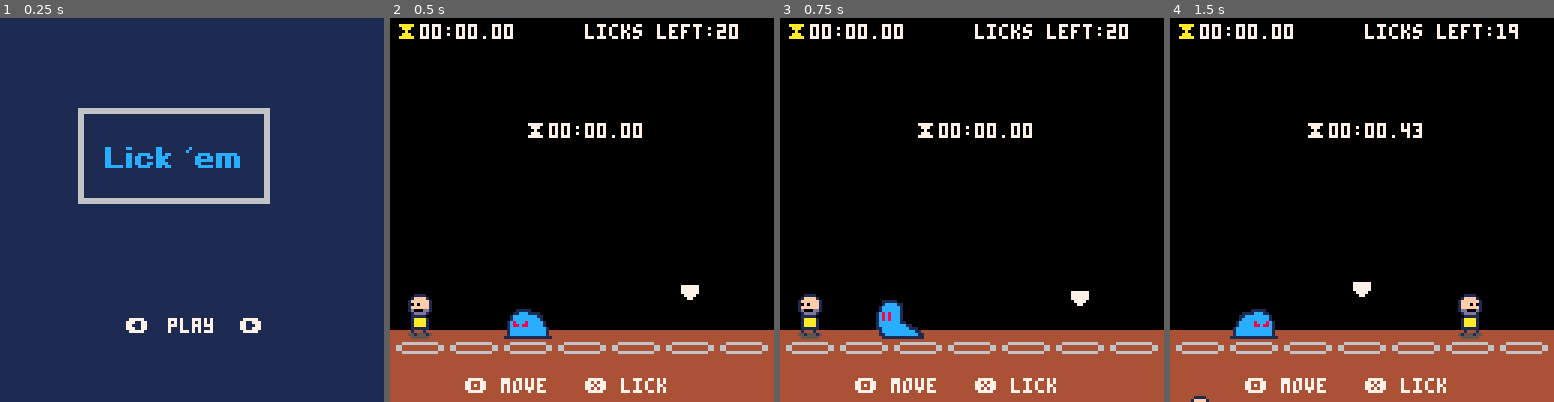
Above: before the commit, frames 1-4 (left to right).
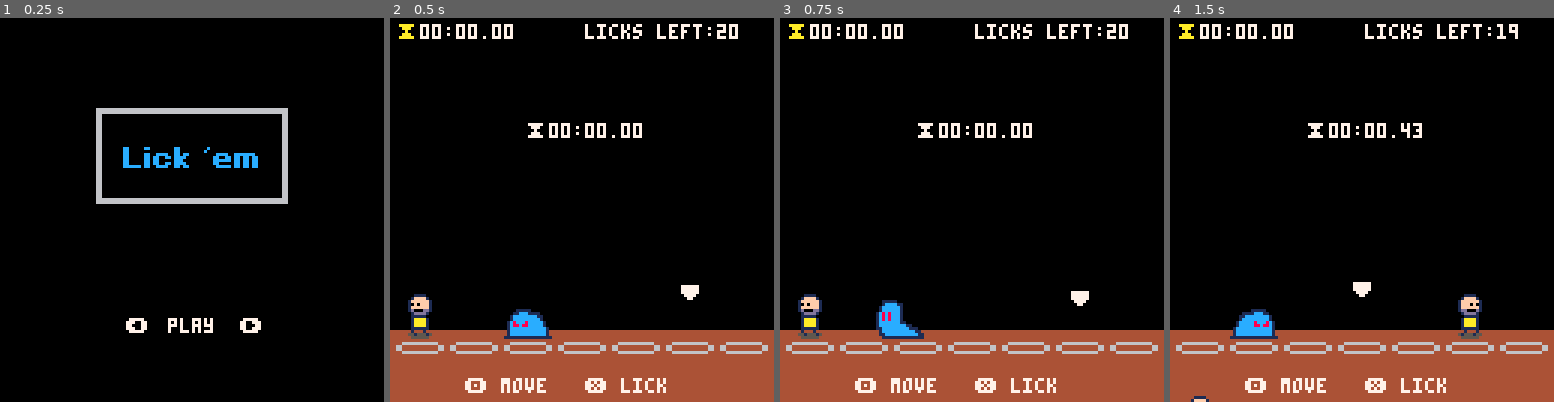
Above: after the commit, the same moments.

Repository: sugarvoid/lick-em
Game: PICO-8 cartridge lickem_v1.p8
Two runs of this game, one before a commit and one after it. Both use one fixed random seed, a clock stepped at 60 frames per second and the inputs below.
Inputs:
- Up to frame 1 (0.25 s): no input
- Up to frame 2 (0.5 s): tap X (X key) at 0.33 s
- Up to frame 3 (0.75 s): tap O (Z key) at 0.7 s
- Up to frame 4 (1.5 s): tap X (X key) at 1.07 s

The runs differ from the first frame. In frame 1, 98% of the frame differs, in the area x 0-100%, y 0-100%; in frame 2, nothing differs; in frame 3, nothing differs; in frame 4, nothing differs.

Commit message:
Move player to its own file

Diff:
--- a/src/human.lua
+++ b/src/human.lua
@@ -2,6 +2,8 @@
 
 human={}
 human.__index=human
+
+cols = { 8, 9, 10, 11, }
 
 -- function human:new()
 --     local _h=setmetatable({},human)
@@ -50,7 +52,7 @@
     _h.img=38
     _h.peaked=false
     _h.scared=false
-    _h.facing_l=not p1.look_left
+    _h.facing_l=not player.look_left
     --active_human = _h
 	add(humans,_h)
     return _h
--- a/src/main.lua
+++ b/src/main.lua
@@ -1,114 +1,87 @@
-
-
-
+slots = { 2, 20, 38, 56, 74, 92, 110 }
 
 function _init()
     cartdata("lickem_data")
-	poke(0x5f5c, 255)
-	game_state=0
-    active_human=nil
-    game_running=false
-    user_high_score=nil
-    sw_running=false
-    title_choice=1
-    showing_info=false
-    title_options={"play", "info"}
-    --humans={}
-    player_eat={146,148,150,152,154,152,154,150,148,146}
-    player_move=156
-    p_curr_frame=1
-    p_anim_played=true
-    p_anim_speed=1
-    tick=0
-
-    curr_human_slot=1
-
+    poke(0x5f5c, 255)
+    game_state = 0
+    active_human = nil
+    game_running = false
+    high_score = nil
+    sw_running = false
+    title_choice = 1
+    showing_info = false
+    title_options = { "play", "info" }
+    player_eat = { 146, 148, 150, 152, 154, 152, 154, 150, 148, 146 }
+    p_anim_played = true
+    tick = 0
+    curr_human_slot = 1
     future_slot = 6
     marker_y = 85
     m_delta = 0.2
-    test_count=0
-    slots={2,20,38,56,74,92,110}
     next_slot = 2
-
-    p1 = {
-        slot=3,
-        x=slots[3],
-        y=100,
-        look_left=true,
-        next_xpos=nil,
-        dx=0,
-        moving=false
-    }
 end
 
 function reset_game()
-
 end
 
 function start_game()
-    test_count=0
-    frame_total=0
-    old_frame_total=dget(0)
-    if old_frame_total==0 then
-        old_frame_total=8000000000
-    end
-    user_high_score=old_frame_total
-    game_state=1
-    timer_started=false
-    licks_left=20
-    failed_reason=nil
+    frame_total = 0
+    old_frame_total = dget(0)
+    if old_frame_total == 0 then
+        old_frame_total = 8000000000
+    end
+    high_score = old_frame_total
+    game_state = 1
+    timer_started = false
+    licks_left = 20
+    failed_reason = nil
     active_human = spawn_human(slots[curr_human_slot])
-    game_running=true
-    p_curr_frame=1
+    game_running = true
 end
 
 function _update60()
-	if game_state == 0 then
-		u_main()
+    if game_state == 0 then
+        u_main()
     elseif game_state == 1 then
-            u_play()
-            if sw_running then
-                frame_total+=(1/2)^16  --0.000015259
-                -- test_count+=(1/2)^16 keep
-            end
+        u_play()
+        if sw_running then
+            frame_total += (1 / 2) ^ 16 --0.000015259
+            -- test_count+=(1/2)^16 keep
+        end
     elseif game_state == 2 then
-            u_gameover()
+        u_gameover()
     end
 end
 
 function _draw()
-	if game_state == 0 then
-		d_main()
+    if game_state == 0 then
+        d_main()
     elseif game_state == 1 then
-		draw_play()
+        draw_play()
     elseif game_state == 2 then
-		d_gameover()
-	end
+        d_gameover()
+    end
     --print("mem: "..flr(stat(0)).."kb", 0, 0, 8)
     --print("cpu: "..stat(1).. "%", 0, 8, 8)
 end
 
 function u_main()
-    if btnp(⬅️) then title_choice-=1 end
-    if title_choice==0 then title_choice=2 end
-    if btnp(➡️) then title_choice+=1 end
-    if title_choice==3 then title_choice=1 end
-
-	if btnp(❎) then
-        if title_choice==1 then start_game() end
-        if title_choice==2 then show_info() end
-    end
-
-    if btnp(🅾️) and showing_info then showing_info=false end
-
-end
-
-function show_info()
-    showing_info=true
-end
+    if btnp(⬅️) then title_choice -= 1 end
+    if title_choice == 0 then title_choice = 2 end
+    if btnp(➡️) then title_choice += 1 end
+    if title_choice == 3 then title_choice = 1 end
+
+    if btnp(❎) then
+        if title_choice == 1 then start_game() end
+        if title_choice == 2 then showing_info = true end
+    end
+
+    if btnp(🅾️) and showing_info then showing_info = false end
+end
+
 
 function d_main()
-	cls(1)
+    cls()
     if showing_info then
         cprint("how to play", 64, 20)
         cprint("- lick 20 guys", 64, 40)
@@ -117,125 +90,61 @@
         cprint("how fast can you go?", 64, 75)
         cprint("🅾️ to go back", 64, 100)
     else
-        sspr(0,32,8*8,4*8,26,30)
+        sspr(0, 32, 8 * 8, 4 * 8, 32, 30)
         print("⬅️", 42, 100, 7)
         print("➡️", 80, 100, 7)
         cprint(title_options[title_choice], 64, 100, 7)
-
     end
 end
 
 function draw_play()
-	cls(0)
-    rectfill(0,104,128,128,4)
-	draw_spots()
+    cls(0)
+
+    rectfill(0, 104, 128, 128, 4)
+    --line(0,104, 128,104,15)
+    draw_spots()
 
     for h in all(humans) do
-		h:draw()
-	end
-
-	draw_player()
-	spr(17, slots[future_slot]+4, marker_y)
-    print("⧗", 2, 2,10)
-    print("⧗"..get_time_from_frames(tostr(frame_total,2)), 45, 35, 7)
-    print(get_time_from_frames(tostr(user_high_score,2)), 10, 2,7)
-    print("licks left:"..licks_left, 65, 2)
+        h:draw()
+    end
+
+
+    player:draw()
+    spr(17, slots[future_slot] + 4, marker_y)
+    print("⧗", 2, 2, 10)
+    print("⧗" .. get_time_from_frames(tostr(frame_total, 2)), 45, 35, 7)
+    print(get_time_from_frames(tostr(high_score, 2)), 10, 2, 7)
+    print("licks left:" .. licks_left, 65, 2)
     draw_controls()
 end
 
-
 function draw_controls()
-
-    if 1==1 then
+    if 1 == 1 then
         print("🅾️ move", 25, 120, 7)
-	    print("❎ lick", 65, 120, 7)
+        print("❎ lick", 65, 120, 7)
     else
         print("🅾️ <--", 25, 120, 7)
-	    print("❎  -->", 65, 120, 7)
-    end
-
-end
-
-function draw_player()
-    --print(get_time_from_frames(tostr(test_count, 2)), 60, 20, 7) --keep
-	local px = slots[p1.slot]
-    if p1.moving then
-        p1.img = 156
-    else
-        p1.img = player_eat[p_curr_frame]
-    end
-
-    spr(p1.img,p1.x,83,2,3,not p1.look_left)
-
-end
-
+        print("❎  -->", 65, 120, 7)
+    end
+end
 
 function u_play()
-    update_player()
+    player:update()
     for h in all(humans) do
-		h:update()
-	end
+        h:update()
+    end
 
     marker_y += m_delta
 
     if marker_y <= 83 then
-        m_delta *=-1
-
+        m_delta *= -1
     elseif marker_y >= 89 then
-        m_delta *=-1
-    end
-
-	if btnp(4) then move_p1() end
-	if btnp(5) then lick() end
-end
-
-function update_player()
-    p1.look_left = curr_human_slot < p1.slot
-
-    if flr(p1.x) ~= p1.next_xpos then
-        p1.x+=p1.dx
-    else
-        p1.moving=false
-    end
-
-    if not p_anim_played then
-        tick+=p_anim_speed
-        -- move to the next frame
-        if flr(tick)==1 then
-            tick=0
-            p_curr_frame = p_curr_frame + 1
-        end
-        -- check if animation is finished
-        if p_curr_frame == #player_eat then
-            p_anim_played = true
-            p_curr_frame =1
-            animationfinished()
-        end
-      end
-
-end
-
-function move_p1()
-	if p1.look_left and p1.slot ~= curr_human_slot + 1 then
-		p1.slot = p1.slot - 1
-        p1.next_xpos = slots[p1.slot]
-        p1.dx = -3
-        p1.moving=true
-        sfx(1)
-
-    elseif not p1.look_left and p1.slot ~= curr_human_slot - 1 then
-		p1.slot = p1.slot + 1
-        p1.next_xpos = slots[p1.slot]
-        p1.dx = 3
-        p1.moving=true
-        sfx(1)
-	else
-        --should have licked
-        goto_gameover(1)
-    end
-
-end
-
+        m_delta *= -1
+    end
+
+    if btnp(4) then player:move() end
+    if btnp(5) then player:lick() end
+end
 
 function animationfinished()
     if game_running then
@@ -245,15 +154,15 @@
 end
 
 function goto_gameover(code)
-    game_running=false
+    game_running = false
     p_anim_played = true
     for h in all(humans) do
-        del(humans,h)
-    end
-
-    sw_running=false
-    failed_reason=code
-    if code==0 or code==1 then
+        del(humans, h)
+    end
+
+    sw_running = false
+    failed_reason = code
+    if code == 0 or code == 1 then
         sfx(0)
     else
         sfx(3)
@@ -263,41 +172,18 @@
         end
     end
 
-    game_state=2
-end
-
-
-
-function lick()
-
-	if p1.slot == curr_human_slot - 1 or p1.slot == curr_human_slot + 1 then
-        curr_human_slot = future_slot
-		licks_left-=1
-        p_anim_played=false
-        if active_human then
-            active_human.scared=true
-        end
-        active_human=nil
-        sfx(4)
-        if licks_left == 19 then
-            sw_running=true -- wait until player has made one hit before starting timer
-        elseif licks_left == 0 then
-            goto_gameover(2)
-        end
-    else
-        goto_gameover(0)
-	end
+    game_state = 2
 end
 
 function draw_spots()
     --TODO: Change color based on is actor is on spot
-	sspr(48,0,16,8,slots[1],106)
-	sspr(48,0,16,8,slots[2],106)
-	sspr(48,0,16,8,slots[3],106)
-	sspr(48,0,16,8,slots[4],106)
-	sspr(48,0,16,8,slots[5],106)
-	sspr(48,0,16,8,slots[6],106)
-	sspr(48,0,16,8,slots[7],106)
+    sspr(48, 0, 16, 8, slots[1], 106)
+    sspr(48, 0, 16, 8, slots[2], 106)
+    sspr(48, 0, 16, 8, slots[3], 106)
+    sspr(48, 0, 16, 8, slots[4], 106)
+    sspr(48, 0, 16, 8, slots[5], 106)
+    sspr(48, 0, 16, 8, slots[6], 106)
+    sspr(48, 0, 16, 8, slots[7], 106)
 end
 
 function u_gameover()
@@ -307,49 +193,48 @@
 end
 
 function d_gameover()
-	cls(0)
+    cls(0)
     if active_human then
-       pal(8,active_human.col)
-    end
-
-    if failed_reason==0 then
+        pal(8, active_human.col)
+    end
+
+    if failed_reason == 0 then
         --should have licked
-        spr(76, 45, 20, 4,4)
-        print("bad lick", 30, 60,7)
-    elseif failed_reason==1 then
+        spr(76, 45, 20, 4, 4)
+        print("bad lick", 30, 60, 7)
+    elseif failed_reason == 1 then
         --should have moved
-        spr(72, 45, 20, 4,4)
-        print("bad move", 30, 60,7)
-    elseif failed_reason==2 then
-        print("you win", 30, 40,7)
+        spr(72, 45, 20, 4, 4)
+        print("bad move", 30, 60, 7)
+    elseif failed_reason == 2 then
+        print("you win", 30, 40, 7)
 
         if frame_total < old_frame_total then
-            print("personal best!", 30, 52,7) --todo: make text flash
+            print("personal best!", 30, 52, 7) --todo: make text flash
         end
 
-        print(get_time_from_frames(tostr(frame_total,2)), 30, 65, 7)
+        print(get_time_from_frames(tostr(frame_total, 2)), 30, 65, 7)
     end
     pal()
     print("⬇️ to try again", 30, 100)
 end
 
 function get_next()
-	n_pos = flr(rnd(7)) + 1
-	while (n_pos == future_slot)
-		or (n_pos == future_slot - 1)
-		or (n_pos == future_slot + 1) do
-		n_pos = flr(rnd(7)) + 1
-	end
-	future_slot = n_pos
+    n_pos = flr(rnd(7)) + 1
+    while (n_pos == future_slot)
+        or (n_pos == future_slot - 1)
+        or (n_pos == future_slot + 1) do
+        n_pos = flr(rnd(7)) + 1
+    end
+    future_slot = n_pos
 end
 
 -- center print
 function cprint(s, x, y)
     print(s, x - (((#s * 4) - 1) / 2), y)
-  end
-
-
-cols={8,9,10,11,}
+end
+
+
 
 
 -- human=obj:new({
@@ -401,51 +286,48 @@
 
 
 function get_time_from_frames(frame_total)
-  local total_seconds = frame_total / 60  -- change to 30 is using _update()
-  local minutes = flr(total_seconds / 60)
-  local seconds = flr(total_seconds % 60)
-  local centiseconds = flr((total_seconds - flr(total_seconds)) * 100)
-  return pad_zero(minutes) .. ":" .. pad_zero(seconds) .. "." .. pad_zero(centiseconds)
+    local total_seconds = frame_total / 60 -- change to 30 is using _update()
+    local minutes = flr(total_seconds / 60)
+    local seconds = flr(total_seconds % 60)
+    local centiseconds = flr((total_seconds - flr(total_seconds)) * 100)
+    return pad_zero(minutes) .. ":" .. pad_zero(seconds) .. "." .. pad_zero(centiseconds)
 end
 
 function pad_zero(num)
-  if num < 10 then
-      return "0" .. num
-  else
-      return num
-  end
-end
-
-
-
+    if num < 10 then
+        return "0" .. num
+    else
+        return num
+    end
+end
 
 function print_debug(str)
     printh("debug: " .. str, 'debug.txt')
 end
 
-function hcenter(s)
-    -- screen center minus the
-    -- string length times the
-    -- pixels in a char's width,
-    -- cut in half
-    return 64 - #s * 2
-end
-
-function vcenter(s)
-    -- screen center minus the
-    -- string height in pixels,
-    -- cut in half
-    return 61
-end
-
-function shuffle(t)
-    -- do a fisher-yates shuffle
-    for i = #t, 1, -1 do
-        local j = flr(rnd(i)) + 1
-        t[i], t[j] = t[j], t[i]
-    end
-end
-
-function randi_rang(l, h)
-    return flr(rnd(h)) + l
-end
+-- function hcenter(s)
+--     -- screen center minus the
+--     -- string length times the
+--     -- pixels in a char's width,
+--     -- cut in half
+--     return 64 - #s * 2
+-- end
+
+-- function vcenter(s)
+--     -- screen center minus the
+--     -- string height in pixels,
+--     -- cut in half
+--     return 61
+-- end
+
+-- function shuffle(t)
+--     -- do a fisher-yates shuffle
+--     for i = #t, 1, -1 do
+--         local j = flr(rnd(i)) + 1
+--         t[i], t[j] = t[j], t[i]
+--     end
+-- end
+
+-- function randi_rang(l, h)
+--     return flr(rnd(h)) + l
+-- end
--- a/src/player.lua
+++ b/src/player.lua
@@ -0,0 +1,85 @@
+lick_frames = { 146, 148, 150, 152, 154, 152, 154, 150, 148, 146 }
+
+player = {
+    slot = 3,
+    x = slots[3],
+    y = 100,
+    look_left = true,
+    next_xpos = nil,
+    dx = 0,
+    moving = false,
+    img_frame = 1,
+    move = function(self)
+        if self.look_left and self.slot ~= curr_human_slot + 1 then
+            self.slot = self.slot - 1
+            self.next_xpos = slots[self.slot]
+            self.dx = -3
+            self.moving = true
+            sfx(1)
+        elseif not self.look_left and self.slot ~= curr_human_slot - 1 then
+            self.slot = self.slot + 1
+            self.next_xpos = slots[self.slot]
+            self.dx = 3
+            self.moving = true
+            sfx(1)
+        else
+            --should have licked
+            goto_gameover(1)
+        end
+    end,
+    lick = function (self)
+        if self.slot == curr_human_slot - 1 or self.slot == curr_human_slot + 1 then
+            curr_human_slot = future_slot
+            licks_left-=1
+            p_anim_played=false
+            if active_human then
+                active_human.scared=true
+            end
+            active_human=nil
+            sfx(4)
+            if licks_left == 19 then
+                sw_running=true -- wait until player has made one hit before starting timer
+            elseif licks_left == 0 then
+                goto_gameover(2)
+            end
+        else
+            goto_gameover(0)
+        end
+    end,
+    update = function(self)
+        self.look_left = curr_human_slot < self.slot
+
+        if flr(self.x) ~= self.next_xpos then
+            self.x += self.dx
+        else
+            self.moving = false
+        end
+
+        if not p_anim_played then
+            tick += 1
+            -- move to the next frame
+            if flr(tick) == 1 then
+                tick = 0
+                self.img_frame = self.img_frame + 1
+            end
+            -- check if animation is finished
+            if self.img_frame == #lick_frames then
+                p_anim_played = true
+                self.img_frame = 1
+                animationfinished()
+            end
+        end
+    end,
+    draw = function(self)
+        if self.moving then
+            self.img = 156
+        else
+            self.img = lick_frames[self.img_frame]
+        end
+
+        spr(self.img, self.x, 83, 2, 3, not self.look_left)
+    end,
+    reset = function(self)
+        self.img_frame = 1
+    end,
+}
